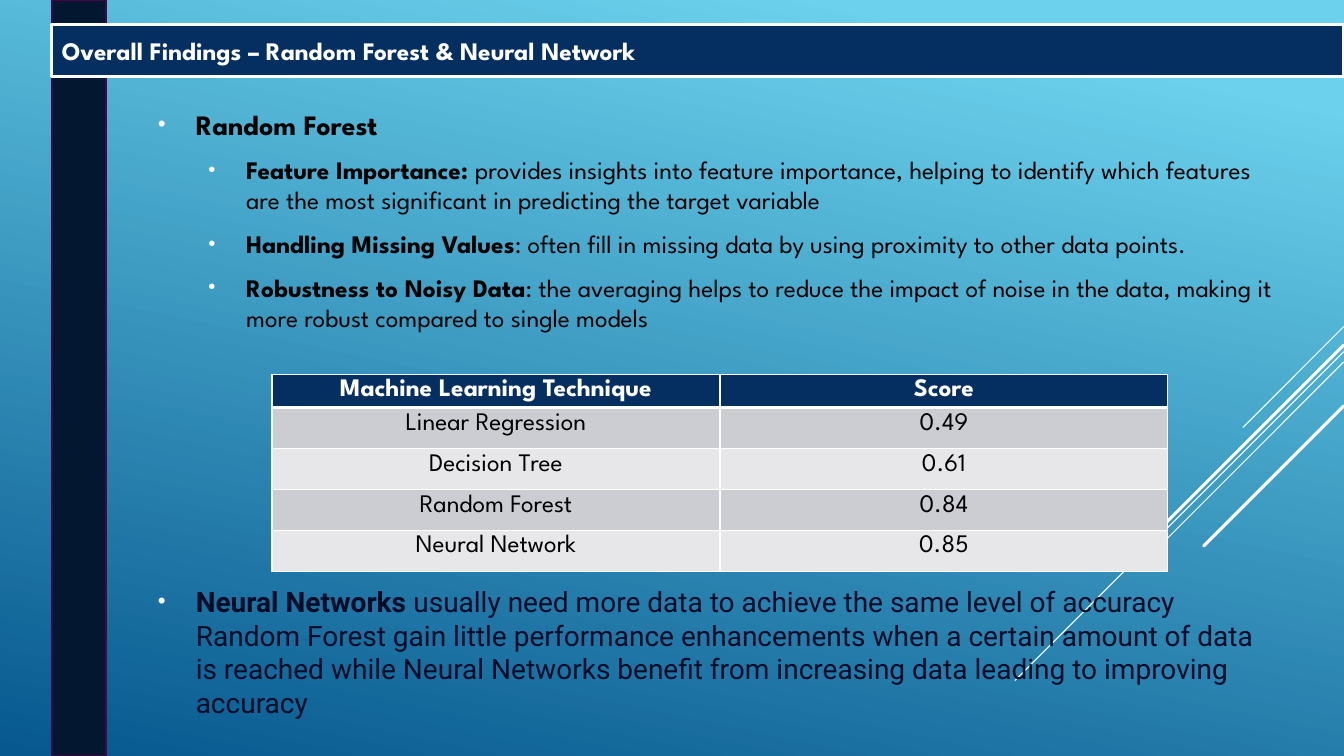
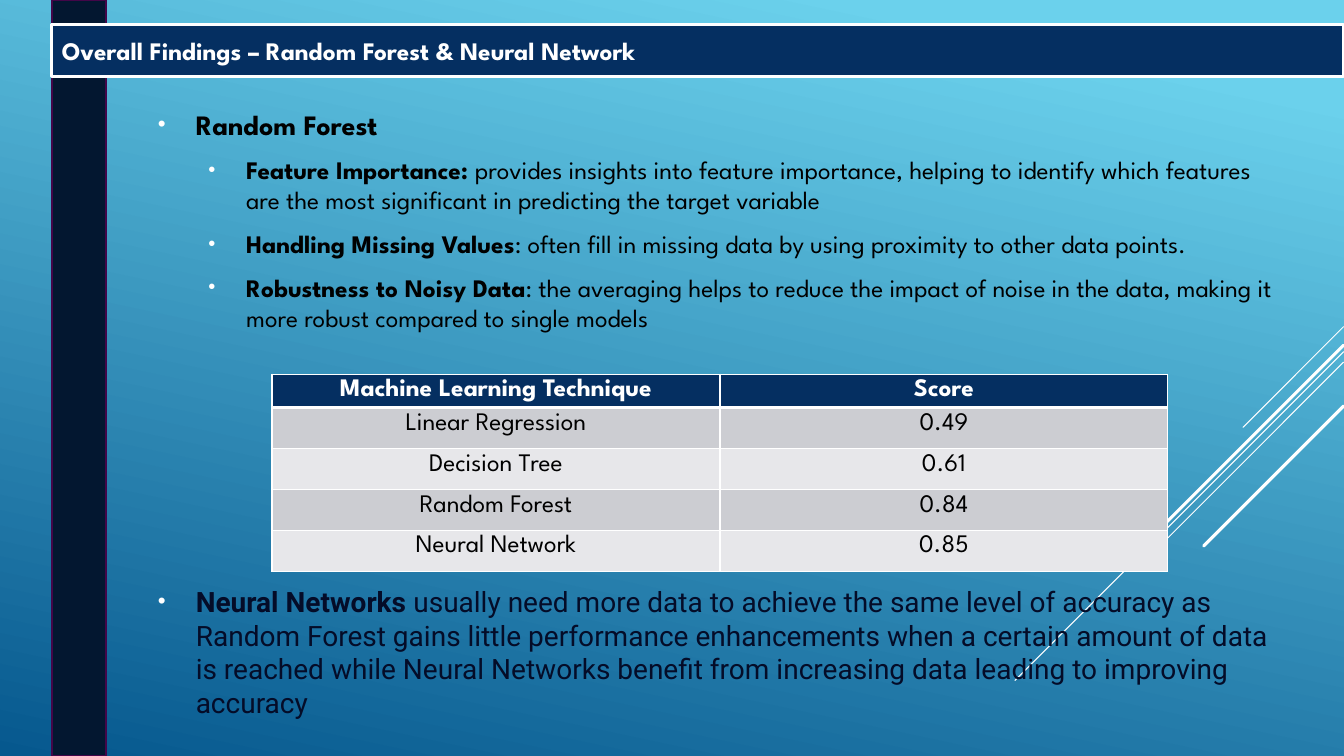
Before and after one commit to kevindownesii/Project_4, a slide deck: slide 16 of Team6-RutgersProject04.pptx. Drawn at 1344x756 pixels with LibreOffice and Linux fonts; fonts in the diff are those of the drawing. Boxes give left, top, right and bottom in pixels: in the first picture for what was removed or moved away, otherwise in the second. Text is boxed around its words. In the diff, an @@ line names an element or a change of style, - is before the commit and + after.

Commit message:
final

```diff
--- a/Team6-RutgersProject04.pptx
+++ b/Team6-RutgersProject04.pptx
@@ text at <box>196,586,1267,719</box>: text changed @@
-• Neural Networks usually need more data to achieve the same level of accuracy Random Forest gain little performance enhancements when a certain amount of data is reached while Neural Networks benefit from increasing data leading to improving accuracy
+• Neural Networks usually need more data to achieve the same level of accuracy as Random Forest gains little performance enhancements when a certain amount of data is reached while Neural Networks benefit from increasing data leading to improving accuracy
```
